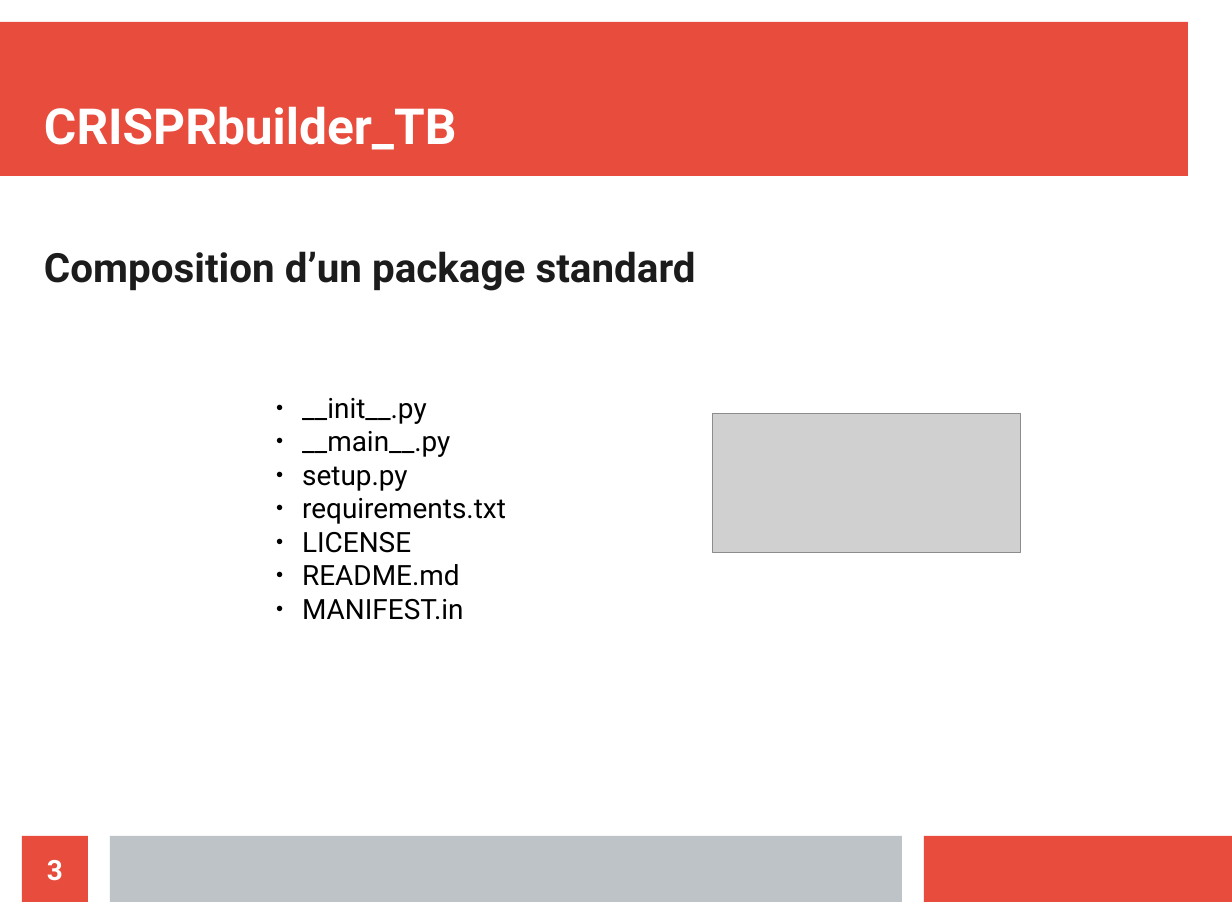
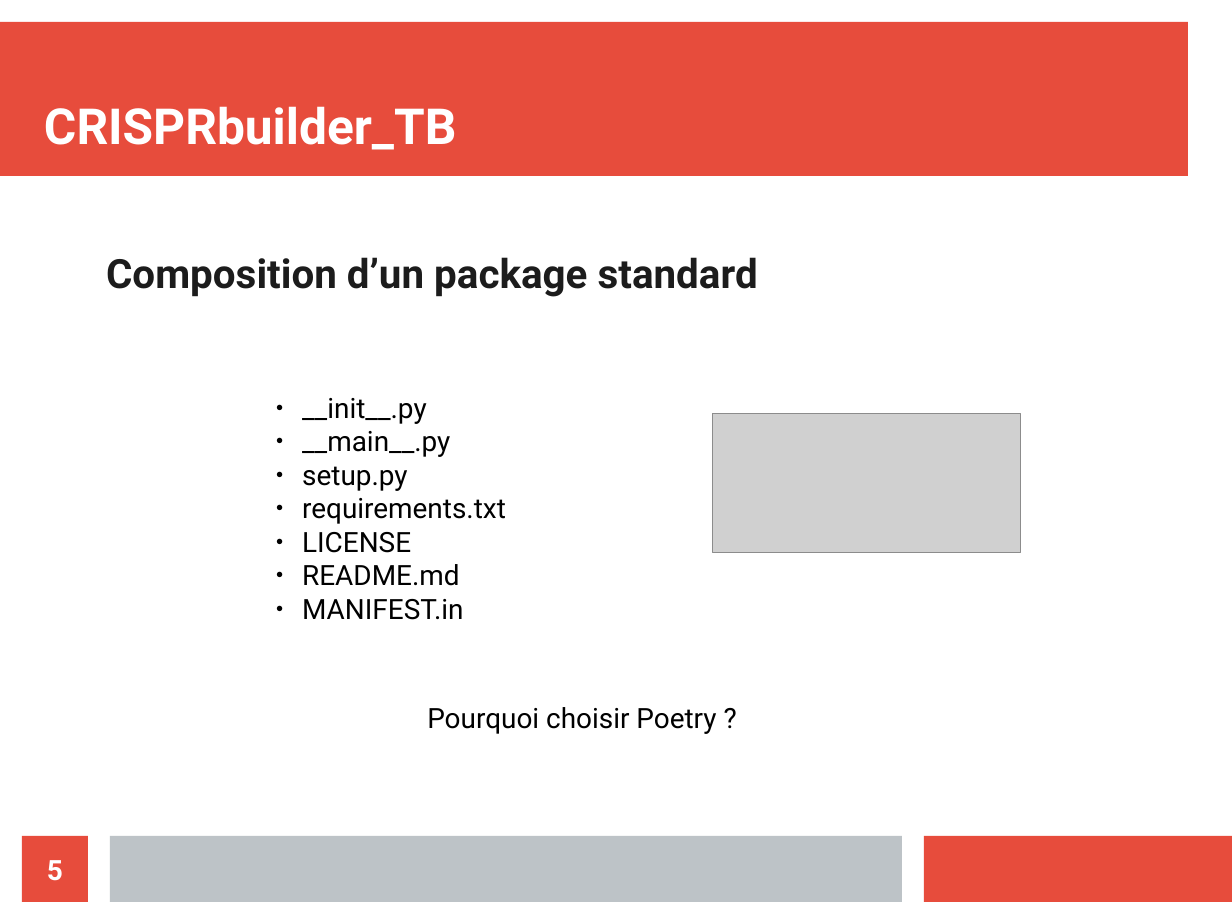
Before and after one commit to stephane-robin/Etat_art, a slide deck: slide 5 of presentation.odp (slide 3 before the commit). Drawn at 1232x924 pixels with LibreOffice and Linux fonts; fonts in the diff are those of the drawing; grey boxes stand for pictures. Boxes give left, top, right and bottom in pixels: in the first picture for what was removed or moved away, otherwise in the second. Text is boxed around its words. In the diff, an @@ line names an element or a change of style, - is before the commit and + after.

```diff
--- a/presentation.odp
+++ b/presentation.odp
@@ text "Composition d’un package standard": place and size @@
-text "Composition d’un package standard" at box(44, 251, 696, 291)
+text "Composition d’un package standard" at box(106, 257, 758, 297)
@@ text added at box(427, 707, 716, 734), 18 pt, text #000000 @@
+Pourquoi choisir Poetry ?
@@ page number at box(47, 860, 63, 881): text changed @@
-3
+5
```
Also in this commit, not shown: 2 other slides changed, 2 other files.
